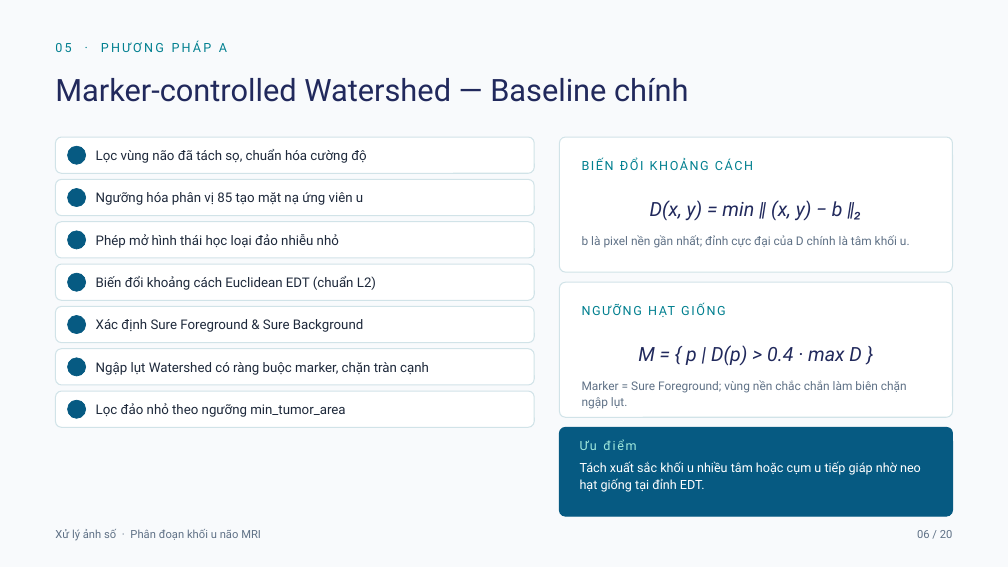
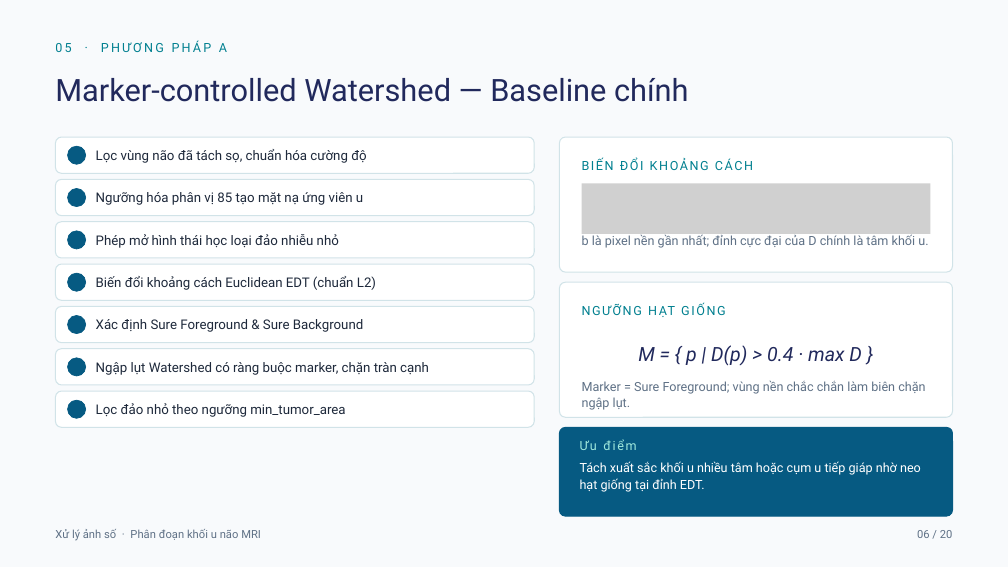
Before and after one commit to mtzwyu/brain-tumor-mri-segmentation, a slide deck: slide 6 of reports/SLIDE_THUYET_TRINH_XLAS.pptx. Drawn at 1008x567 pixels with LibreOffice and Linux fonts; fonts in the diff are those of the drawing; grey boxes stand for pictures. Boxes give left, top, right and bottom in pixels: in the first picture for what was removed or moved away, otherwise in the second. Text is boxed around its words. In the diff, an @@ line names an element or a change of style, - is before the commit and + after.

```diff
--- a/reports/SLIDE_THUYET_TRINH_XLAS.pptx
+++ b/reports/SLIDE_THUYET_TRINH_XLAS.pptx
@@ picture added at [582,183,930,234] @@
@@ text removed at [650,200,861,220] @@
-D(x, y) = min ‖ (x, y) − b ‖₂
@@ text "b là pixel nền gần ..." at [582,234,928,248]: size 8.5 to 9 pt @@
@@ text "Marker = Sure Foreground; vùng ..." at [582,381,925,410]: size 8.5 to 9 pt @@
```
Also in this commit, not shown: 14 other slides changed, 2 other files.
